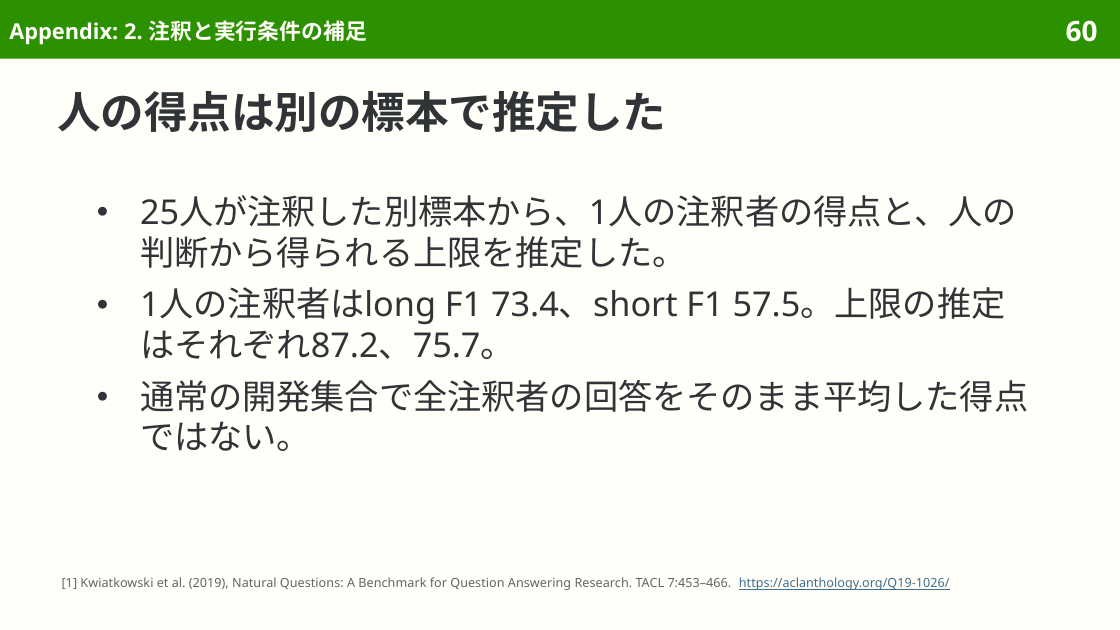
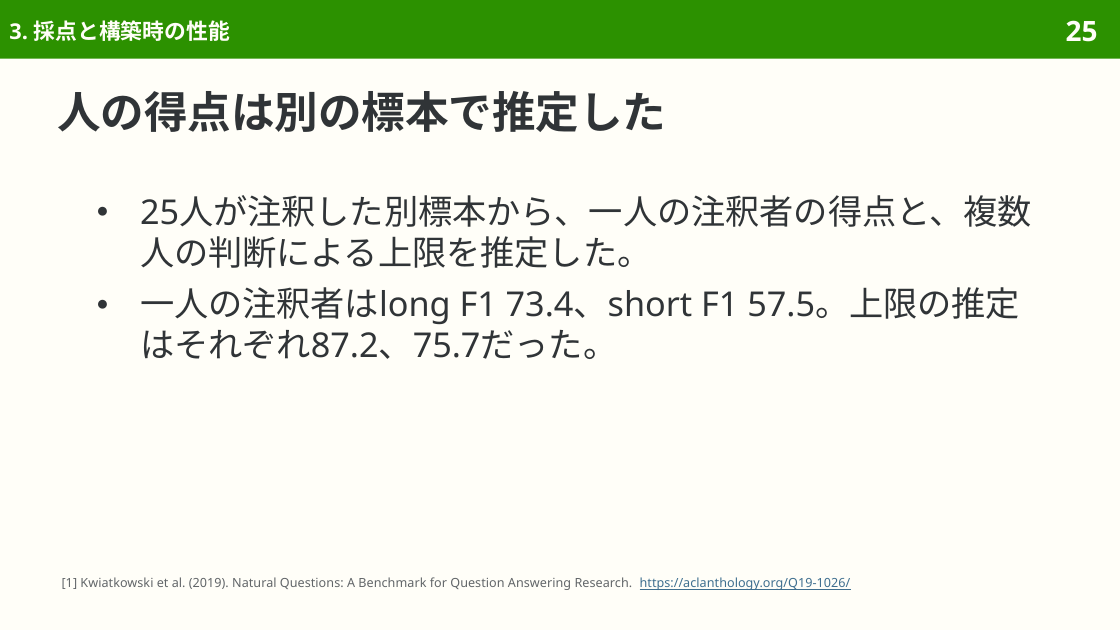
Before and after one commit to sasakiy84/datasets-in-10-minutes, a slide deck: slide 25 of slides/datasets-in-10-minutes-naturalquestions.pptx (slide 60 before the commit). Drawn at 1120x630 pixels with LibreOffice and Linux fonts; fonts in the diff are those of the drawing. Boxes give left, top, right and bottom in pixels: in the first picture for what was removed or moved away, otherwise in the second. Text is boxed around its words. In the diff, an @@ line names an element or a change of style, - is before the commit and + after.

Commit message:
Center Natural Questions on search queries and Wikipedia answer annotation

```diff
--- a/slides/datasets-in-10-minutes-naturalquestions.pptx
+++ b/slides/datasets-in-10-minutes-naturalquestions.pptx
@@ title at (9,20,230,41): text changed @@
-Appendix: 2. 注釈と実行条件の補足
+3. 採点と構築時の性能
@@ page number at (1066,20,1098,42): text changed @@
-60
+25
@@ text at (140,195,1032,359): text changed @@
-● 25人が注釈した別標本から、1人の注釈者の得点と、人の判断から得られる上限を推定した。
-● 1人の注釈者はlong F1 73.4、short F1 57.5。上限の推定はそれぞれ87.2、75.7。
-● 通常の開発集合で全注釈者の回答をそのまま平均した得点ではない。
+● 25人が注釈した別標本から、一人の注釈者の得点と、複数人の判断による上限を推定した。
+● 一人の注釈者はlong F1 73.4、short F1 57.5。上限の推定はそれぞれ87.2、75.7だった。
@@ text at (62,577,851,590): text changed @@
-[1] Kwiatkowski et al. (2019), Natural Questions: A Benchmark for Question Answering Research. TACL 7:453–466. https://aclanthology.org/Q19-1026/
+[1] Kwiatkowski et al. (2019). Natural Questions: A Benchmark for Question Answering Research. https://aclanthology.org/Q19-1026/
```
Also in this commit, not shown: 48 other slides changed, 1 slide added, 15 slides removed, 37 other files.
